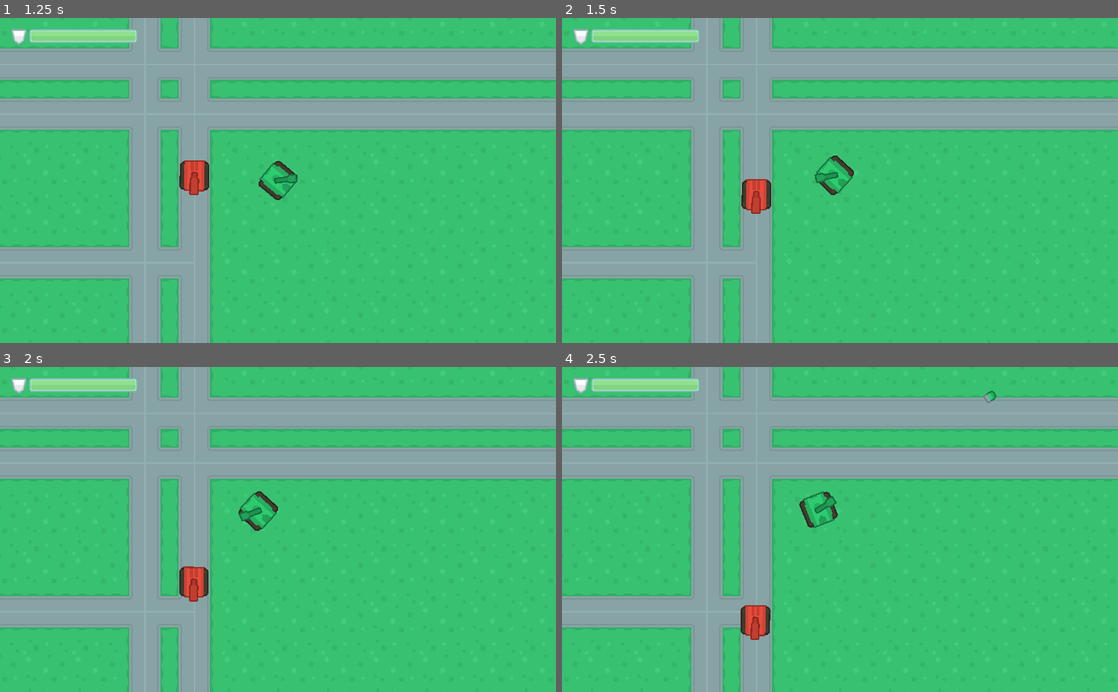
Above: before the commit, frames 1-4 (two rows, left to right).
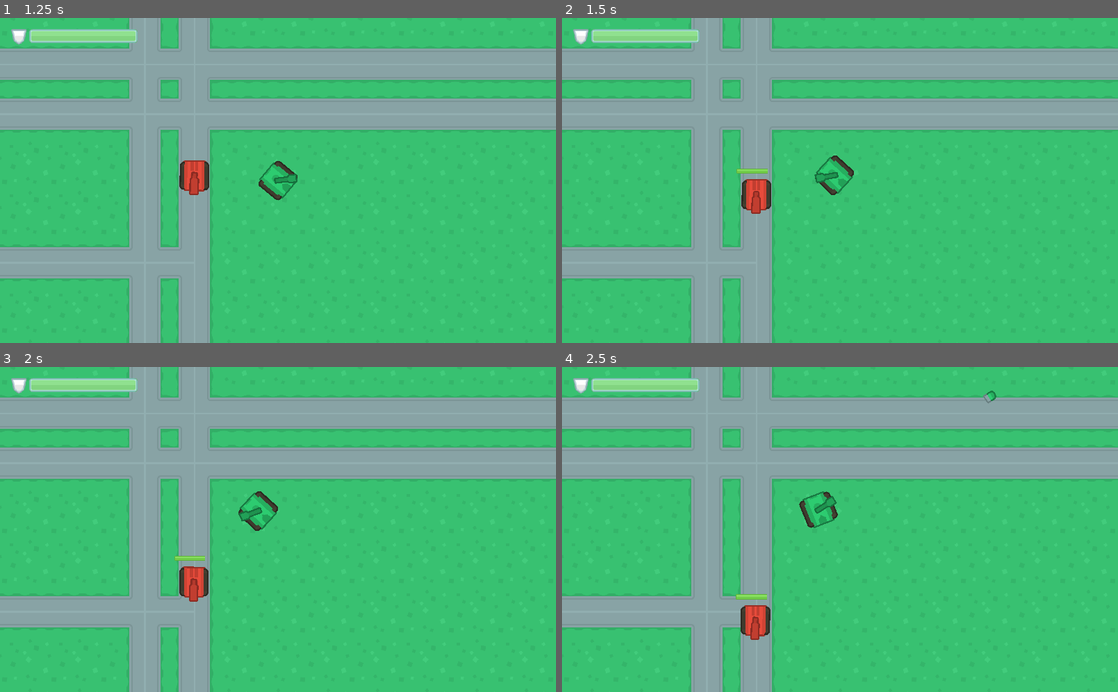
Above: after the commit, the same moments.

Repository: nukesz/game-development-godot
Game: Godot game, scene res://maps/Map01.tscn
Two runs of this game, one before a commit and one after it. Both use one fixed random seed, a clock stepped at 60 frames per second and the inputs below. The project has no main scene, so this scene is started directly.
Inputs (mouse positions are in pixels of both pictures, inside the frame that each line leads up to):
- Up to frame 1 (1.25 s): move the mouse to (400, 164) at 0.52 s; hold D (turn_right) from 0.53 s (still down); click (400, 164) at 0.6 s
- Up to frame 2 (1.5 s): move the mouse to (728, 196) at 1.27 s; release D (turn_right) at 1.28 s; hold S (back) from 1.28 s (still down); click (728, 196) at 1.35 s
- Up to frame 3 (2 s): keep holding S (back)
- Up to frame 4 (2.5 s): move the mouse to (895, 458) at 2.02 s; release S (back) at 2.03 s; hold D (turn_right) from 2.03 s (still down); click (895, 458) at 2.1 s

Frame 1 is identical in both runs. In frame 2, less than 0.1% of the frame differs, in the area x 31-37%, y 46-48%; in frame 3, less than 0.1%; in frame 4, 0.1%, in the area x 31-37%, y 69-72%.

Commit message:
Added health bar to the enemy tank

Diff:
--- a/KidsCanCode-TankBattle/tanks/EnemyTank.tscn
+++ b/KidsCanCode-TankBattle/tanks/EnemyTank.tscn
@@ -1,9 +1,10 @@
-[gd_scene load_steps=6 format=2]
+[gd_scene load_steps=7 format=2]
 
 [ext_resource path="res://tanks/Tank.tscn" type="PackedScene" id=1]
 [ext_resource path="res://tanks/EnemyTank.gd" type="Script" id=2]
 [ext_resource path="res://bullets/EnemyBullet.tscn" type="PackedScene" id=3]
 [ext_resource path="res://assets/onlyObjects_retina_rotated.png" type="Texture" id=4]
+[ext_resource path="res://ui/UnitDisplay.tscn" type="PackedScene" id=5]
 
 [sub_resource type="RectangleShape2D" id=1]
 
@@ -65,6 +66,7 @@
 [node name="LookAhead1" type="RayCast2D" parent="." index="5"]
 
 position = Vector2( 0, -30 )
+rotation = -0.261799
 enabled = true
 exclude_parent = true
 cast_to = Vector2( 100, 0 )
@@ -74,12 +76,17 @@
 [node name="LookAhead2" type="RayCast2D" parent="." index="6"]
 
 position = Vector2( 0, 30 )
+rotation = 0.261799
 enabled = true
 exclude_parent = true
 cast_to = Vector2( 100, 0 )
 collision_mask = 7
 _sections_unfolded = [ "Transform" ]
 
+[node name="UnitDisplay" parent="." index="7" instance=ExtResource( 5 )]
+
+[connection signal="health_changed" from="." to="UnitDisplay" method="update_healthbar"]
+
 [connection signal="body_entered" from="DetectRadius" to="." method="_on_DetectRadius_body_entered"]
 
 [connection signal="body_exited" from="DetectRadius" to="." method="_on_DetectRadius_body_exited"]
--- a/KidsCanCode-TankBattle/tanks/Tank.gd
+++ b/KidsCanCode-TankBattle/tanks/Tank.gd
@@ -40,7 +40,7 @@
 func take_damage(amount):
     health -= amount
     emit_signal('health_changed', health * 100 / max_health)
-    if health < 0:
+    if health <= 0:
         explode()
 
 func explode():
--- /dev/null
+++ b/KidsCanCode-TankBattle/ui/UnitDisplay.gd
@@ -0,0 +1,23 @@
+extends Node2D
+
+var bar_red = preload("res://assets/UI/barHorizontal_red_mid 200.png")
+var bar_yellow = preload("res://assets/UI/barHorizontal_yellow_mid 200.png")
+var bar_green = preload("res://assets/UI/barHorizontal_green_mid 200.png")
+
+func _ready():
+    for node in get_children():
+        node.hide()
+
+func _process(delta):
+    global_rotation = 0
+
+func update_healthbar(value):
+    $HealthBar.texture_progress = bar_green
+    if value < 60:
+        $HealthBar.texture_progress = bar_yellow
+    if value < 25:
+        $HealthBar.texture_progress = bar_red
+    if value < 100:
+        $HealthBar.show()
+
+    $HealthBar.value = value
--- /dev/null
+++ b/KidsCanCode-TankBattle/ui/UnitDisplay.tscn
@@ -0,0 +1,41 @@
+[gd_scene load_steps=3 format=2]
+
+[ext_resource path="res://ui/UnitDisplay.gd" type="Script" id=1]
+[ext_resource path="res://assets/UI/barHorizontal_green_mid 200.png" type="Texture" id=2]
+
+[node name="UnitDisplay" type="Node2D"]
+
+scale = Vector2( 0.5, 0.5 )
+script = ExtResource( 1 )
+_sections_unfolded = [ "Transform" ]
+
+[node name="HealthBar" type="TextureProgress" parent="." index="0"]
+
+anchor_left = 0.0
+anchor_top = 0.0
+anchor_right = 0.0
+anchor_bottom = 0.0
+margin_left = -101.0
+margin_top = -136.0
+margin_right = 99.0
+margin_bottom = -96.0
+rect_pivot_offset = Vector2( 0, 0 )
+rect_clip_content = false
+mouse_filter = 1
+mouse_default_cursor_shape = 0
+size_flags_horizontal = 1
+size_flags_vertical = 1
+min_value = 0.0
+max_value = 100.0
+step = 1.0
+page = 0.0
+value = 100.0
+exp_edit = false
+rounded = false
+texture_under = null
+texture_over = null
+texture_progress = ExtResource( 2 )
+radial_fill_degrees = 360.0
+radial_center_offset = Vector2( 0, 0 )
+nine_patch_stretch = false
+_sections_unfolded = [ "Anchor", "Grow Direction", "Hint", "Margin", "Rect", "Textures" ]
